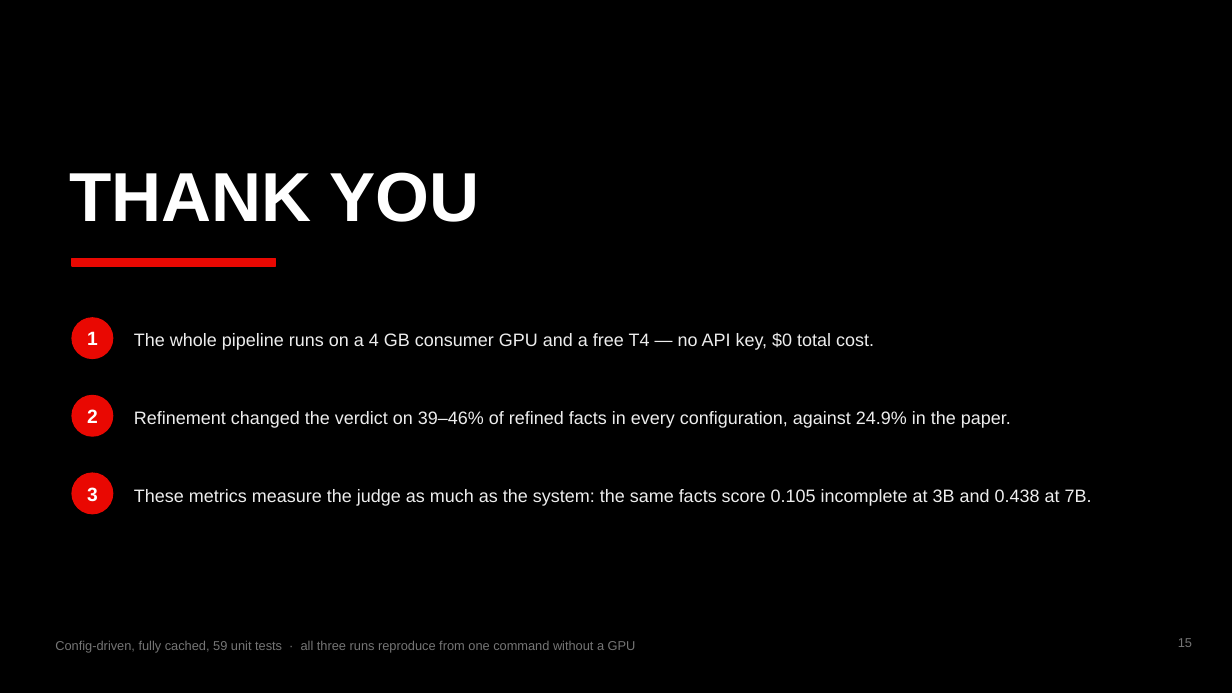
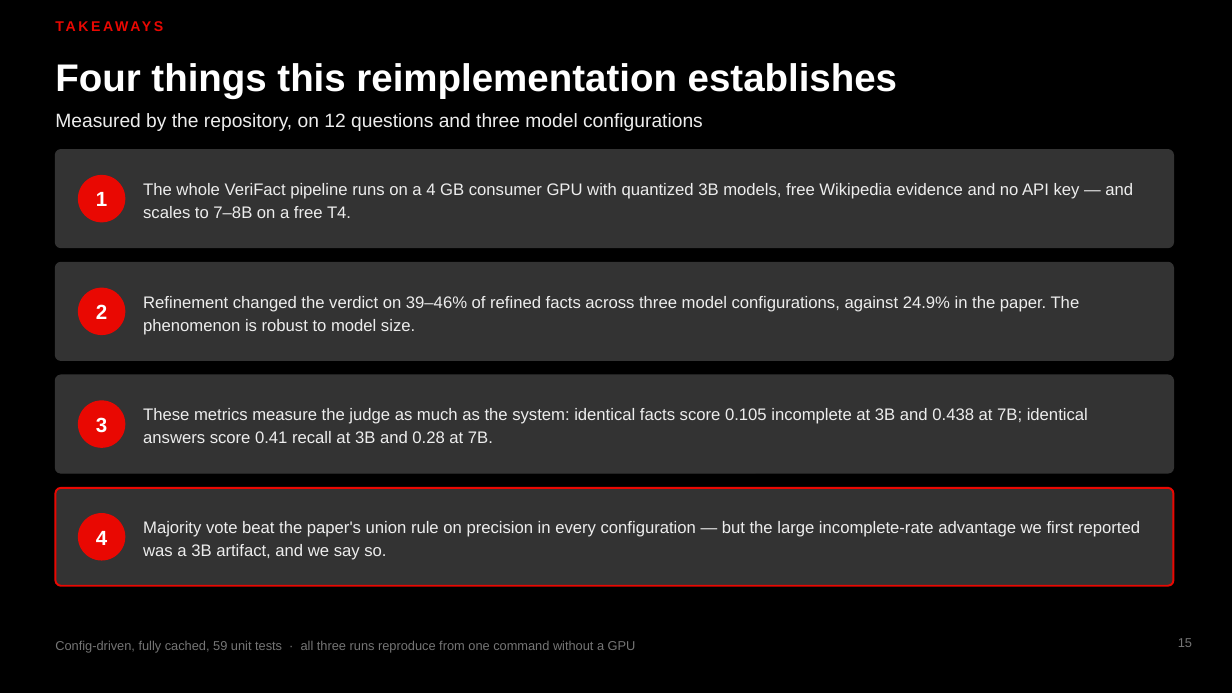
Before and after one commit to MadhavKrishna06/Verifact-Lite, a slide deck: slide 15 of presentation/VERIFACT-Lite-TTU.pptx. Drawn at 1232x693 pixels with LibreOffice and Linux fonts; fonts in the diff are those of the drawing. Boxes give left, top, right and bottom in pixels: in the first picture for what was removed or moved away, otherwise in the second. Text is boxed around its words. In the diff, an @@ line names an element or a change of style, - is before the commit and + after.

```diff
--- a/presentation/VERIFACT-Lite-TTU.pptx
+++ b/presentation/VERIFACT-Lite-TTU.pptx
@@ text added at <box>55,13,1174,39</box>, 11 pt, text #E90802, bold @@
+TAKEAWAYS
@@ text added at <box>55,63,897,98</box>, 30 pt, text #FFFFFF, bold @@
+Four things this reimplementation establishes
@@ text added at <box>55,113,703,131</box>, 15 pt, text #EDEDED @@
+Measured by the repository, on 12 questions and three model configurations
@@ rounded rectangle added at <box>55,150,1174,248</box>, fill #333333, outline #333333 1 pt @@
@@ text removed at <box>69,172,480,222</box> @@
-THANK YOU
@@ size 15 to 16 pt in 3 elements at <box>96,417,107,433</box>, <box>96,304,107,319</box>, <box>96,192,107,206</box> @@
@@ text "1": place and size @@
-text "1" at <box>87,331,98,345</box>
+text "1" at <box>96,192,107,206</box>
@@ ellipse added at <box>79,176,125,222</box>, fill #E90802, outline #E90802 1 pt @@
@@ text at <box>143,183,1133,218</box>: text changed; size 14 to 13 pt @@
-The whole pipeline runs on a 4 GB consumer GPU and a free T4 — no API key, $0 total cost.
+The whole VeriFact pipeline runs on a 4 GB consumer GPU with quantized 3B models, free Wikipedia evidence and no API key — and scales to 7–8B on a free T4.
@@ rounded rectangle added at <box>55,262,1174,360</box>, fill #333333, outline #333333 1 pt @@
@@ rectangle removed at <box>72,259,275,266</box> @@
@@ text "2": place and size @@
-text "2" at <box>87,409,98,423</box>
+text "2" at <box>96,304,107,319</box>
@@ ellipse: place and size @@
-ellipse at <box>72,318,113,359</box>
+ellipse at <box>79,288,125,335</box>
@@ text at <box>143,296,1080,335</box>: text changed; size 14 to 13 pt @@
-Refinement changed the verdict on 39–46% of refined facts in every configuration, against 24.9% in the paper.
+Refinement changed the verdict on 39–46% of refined facts across three model configurations, against 24.9% in the paper. The phenomenon is robust to model size.
@@ rounded rectangle added at <box>55,375,1174,473</box>, fill #333333, outline #333333 1 pt @@
@@ text "3": place and size @@
-text "3" at <box>87,487,98,502</box>
+text "3" at <box>96,417,107,433</box>
@@ ellipse: place and size @@
-ellipse at <box>72,396,113,436</box>
+ellipse at <box>79,401,125,447</box>
@@ text at <box>143,408,1088,443</box>: text changed; size 14 to 13 pt @@
-These metrics measure the judge as much as the system: the same facts score 0.105 incomplete at 3B and 0.438 at 7B.
+These metrics measure the judge as much as the system: identical facts score 0.105 incomplete at 3B and 0.438 at 7B; identical answers score 0.41 recall at 3B and 0.28 at 7B.
@@ rounded rectangle added at <box>55,488,1174,586</box>, fill #333333, outline #E90802 1.5 pt @@
@@ ellipse: place and size @@
-ellipse at <box>72,473,113,514</box>
+ellipse at <box>79,514,125,560</box>
@@ text added at <box>96,531,107,545</box>, 16 pt, text #FFFFFF, bold @@
+4
@@ text added at <box>143,521,1140,560</box>, 13 pt, text #EDEDED @@
+Majority vote beat the paper's union rule on precision in every configuration — but the large incomplete-rate advantage we first reported was a 3B artifact, and we say so.
```
Also in this commit, not shown: 1 other file.
